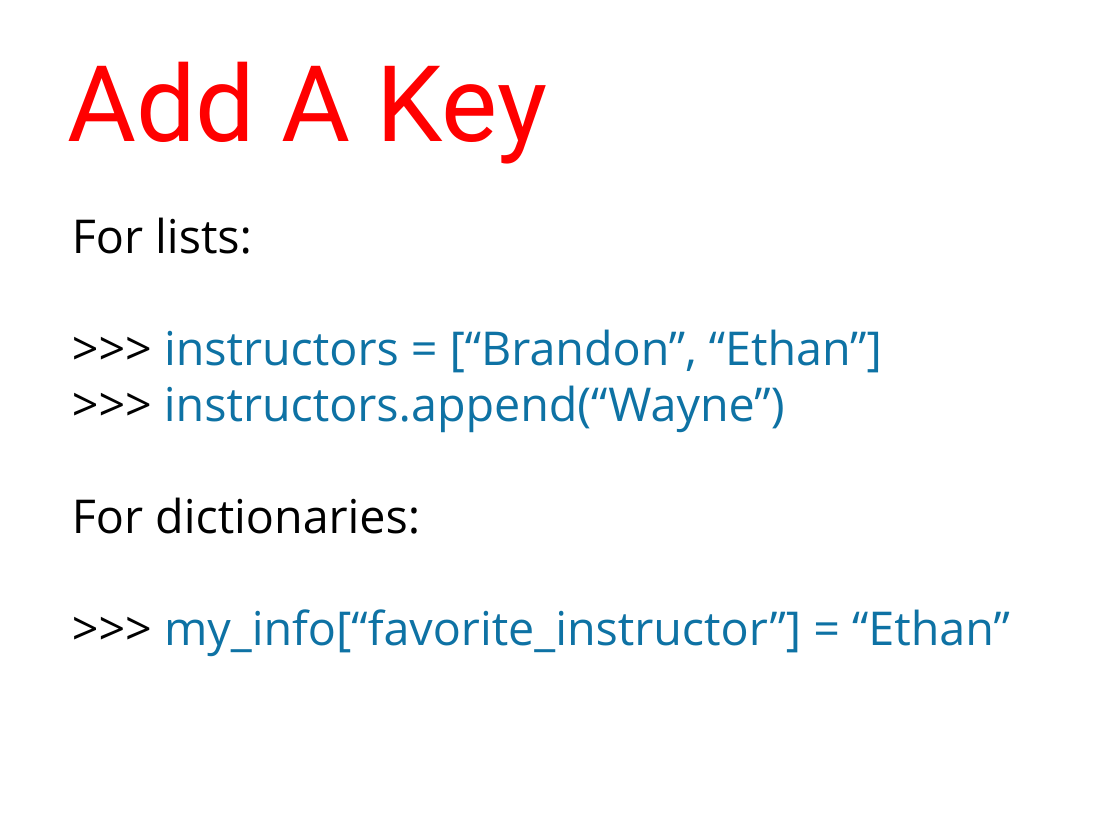
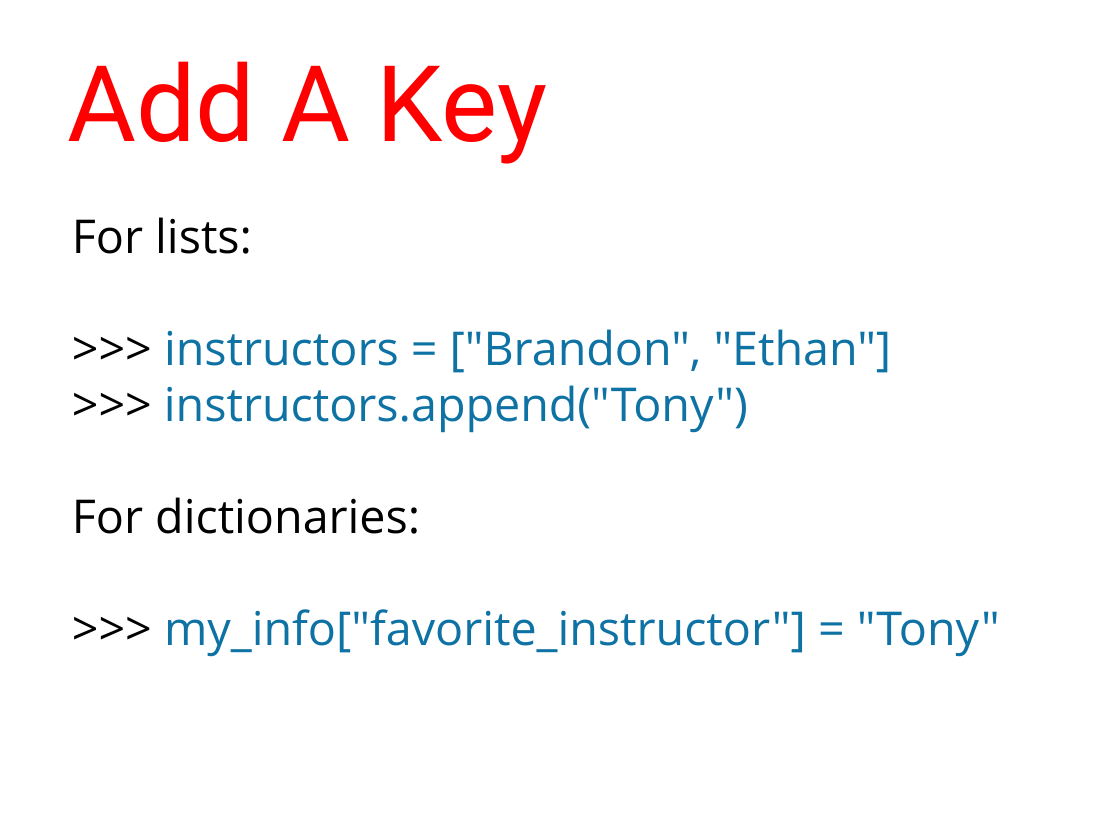
Before and after one commit to humanitiesprogramming/slides, a slide deck: slide 57 of 2017/python/Python Programming Concepts I.pptx (slide 56 before the commit). Drawn at 1120x840 pixels with LibreOffice and Linux fonts; fonts in the diff are those of the drawing. Boxes give left, top, right and bottom in pixels: in the first picture for what was removed or moved away, otherwise in the second. Text is boxed around its words. In the diff, an @@ line names an element or a change of style, - is before the commit and + after.

```diff
--- a/2017/python/Python Programming Concepts I.pptx
+++ b/2017/python/Python Programming Concepts I.pptx
@@ text at [164, 329, 892, 433]: text changed @@
->>> instructors = [“Brandon”, “Ethan”]
->>> instructors.append(“Wayne”)
+>>> instructors = ["Brandon", "Ethan"]
+>>> instructors.append("Tony")
@@ text at [164, 609, 1000, 657]: text changed @@
->>> my_info[“favorite_instructor”] = “Ethan”
+>>> my_info["favorite_instructor"] = "Tony"
```
Also in this commit, not shown: 15 other slides changed, 1 slide added, 2 other files.
